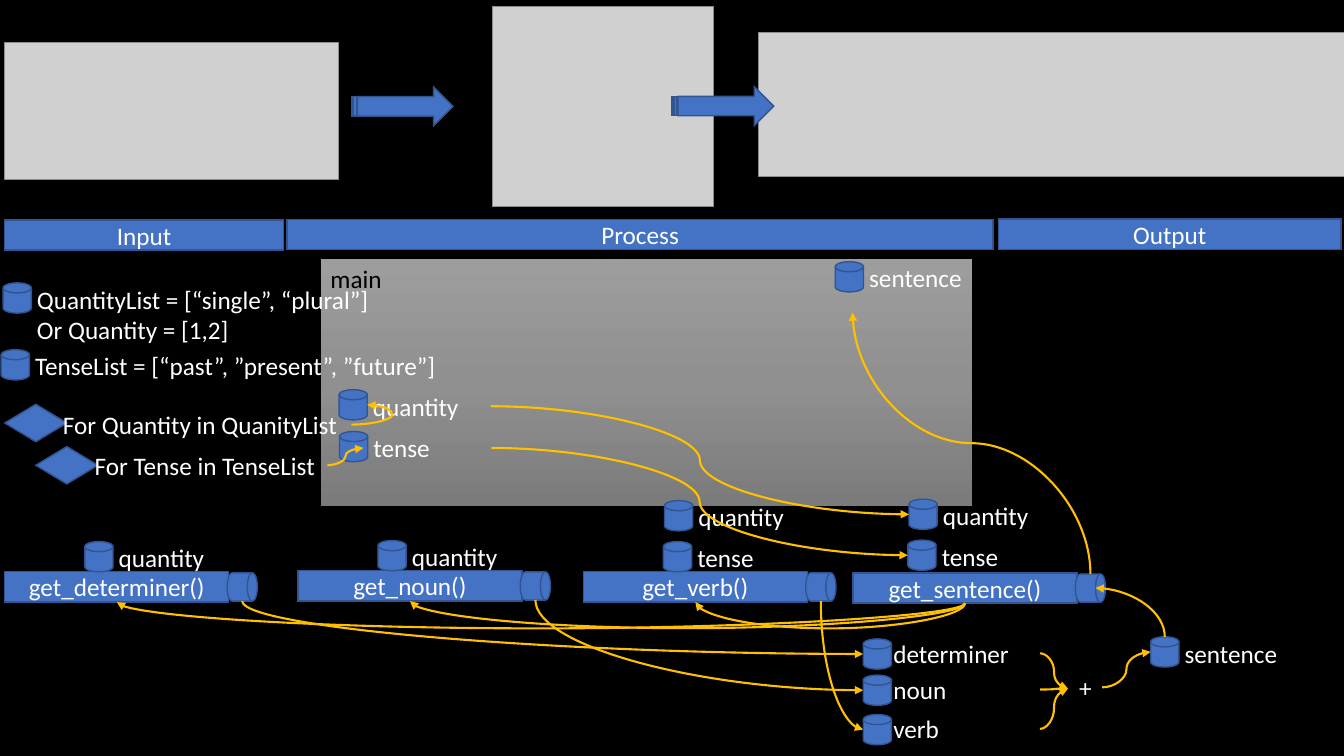
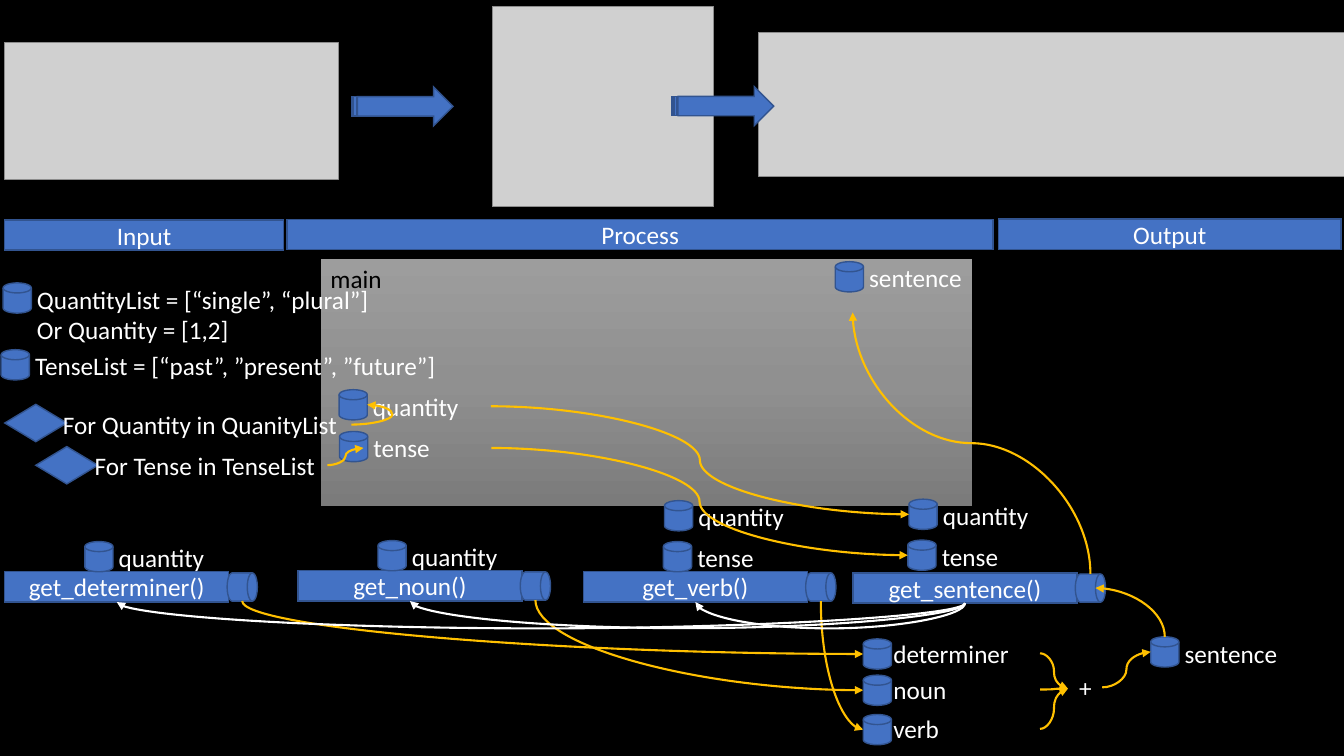
Before and after one commit to BroClements/CSE111ProgwFunctions, a slide deck: slide 58 of CSE111W3_WrittingFunctions.pptx (slide 56 before the commit). Drawn at 1344x756 pixels with LibreOffice and Linux fonts; fonts in the diff are those of the drawing; grey boxes stand for pictures. Boxes give left, top, right and bottom in pixels: in the first picture for what was removed or moved away, otherwise in the second. Text is boxed around its words. In the diff, an @@ line names an element or a change of style, - is before the commit and + after.

```diff
--- a/CSE111W3_WrittingFunctions.pptx
+++ b/CSE111W3_WrittingFunctions.pptx
@@ curved arrow (965, 603) - (117, 602): stroke #FFC000 1.5 pt to #FFFFFF 1.5 pt @@
@@ curved arrow (965, 603) - (410, 601): stroke #FFC000 1.5 pt to #FFFFFF 1.5 pt @@
@@ curved arrow (965, 603) - (696, 602): stroke #FFC000 1.5 pt to #FFFFFF 1.5 pt @@
```
Also in this commit, not shown: 8 other slides changed, 3 slides added, 4 other files.
